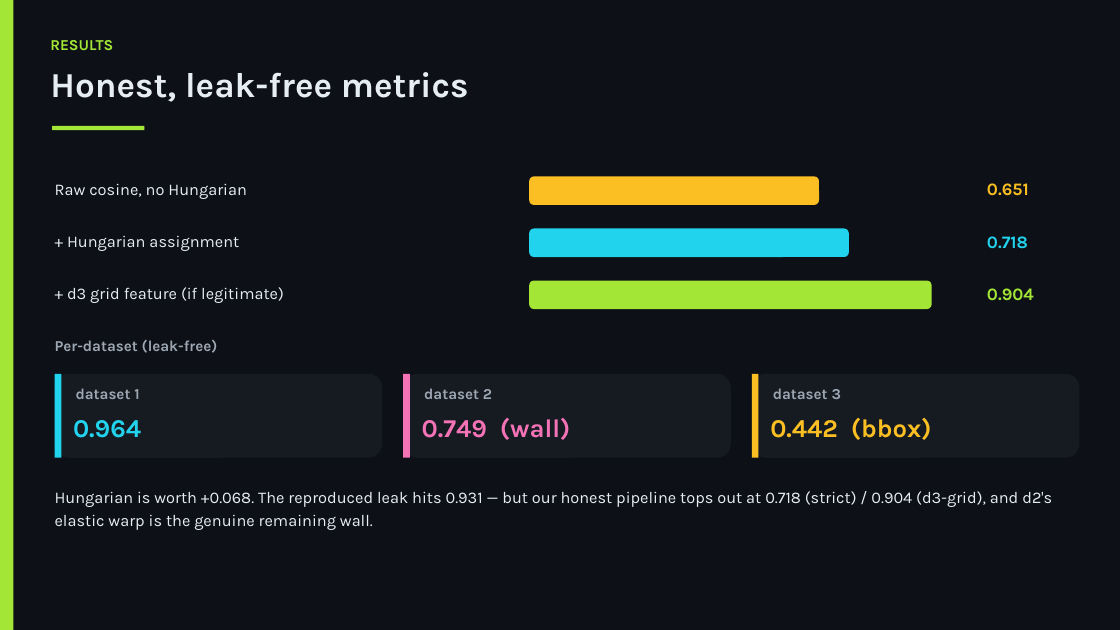
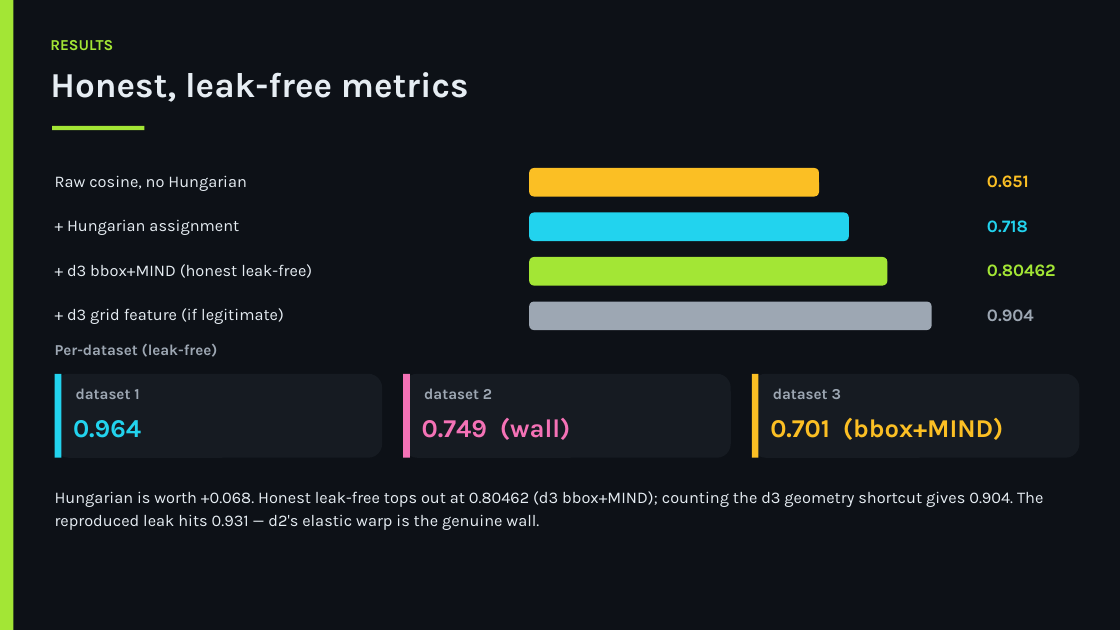
Before and after one commit to european-hackathon-league/paris-undeterministic-tornado, a slide deck: slide 6 of EHL_Paris_Medical_Retrieval.pptx. Drawn at 1120x630 pixels with LibreOffice and Linux fonts; fonts in the diff are those of the drawing. Boxes give left, top, right and bottom in pixels: in the first picture for what was removed or moved away, otherwise in the second. Text is boxed around its words. In the diff, an @@ line names an element or a change of style, - is before the commit and + after.

```diff
--- a/EHL_Paris_Medical_Retrieval.pptx
+++ b/EHL_Paris_Medical_Retrieval.pptx
@@ 2 texts, 1 rounded rectangle: place and size @@
-2 texts, 1 rounded rectangle at [55, 176, 1029, 205]
+2 texts, 1 rounded rectangle at [55, 168, 1029, 197]
@@ 2 texts, 1 rounded rectangle: place and size @@
-2 texts, 1 rounded rectangle at [67, 229, 1028, 257]
+2 texts, 1 rounded rectangle at [67, 213, 1028, 241]
@@ text added at [67, 264, 312, 278], 14 pt, text #E6EDF3 @@
++ d3 bbox+MIND (honest leak-free)
@@ rounded rectangle: place and size @@
-rounded rectangle at [529, 281, 932, 309]
+rounded rectangle at [529, 257, 887, 286]
@@ text added at [987, 264, 1056, 277], 15 pt, text #A3E635, bold @@
+0.80462
@@ text "+ d3 grid feature (if ...": place and size @@
-text "+ d3 grid feature (if ..." at [67, 287, 284, 303]
+text "+ d3 grid feature (if ..." at [67, 308, 284, 324]
@@ text "0.904": place and size @@
-text "0.904" at [987, 288, 1034, 300]
+text "0.904" at [987, 309, 1034, 321]
@@ text "0.904" at [987, 309, 1034, 321]: text colour #A3E635 to #9DA7B3 @@
@@ rounded rectangle added at [529, 302, 932, 330], fill #9DA7B3 @@
@@ text "Per-dataset (leak-free)": place and size @@
-text "Per-dataset (leak-free)" at [55, 340, 218, 353]
+text "Per-dataset (leak-free)" at [55, 344, 218, 357]
@@ text at [770, 418, 1003, 440]: text changed @@
-0.442 (bbox)
+0.701 (bbox+MIND)
@@ text at [55, 491, 1043, 530]: text changed @@
-Hungarian is worth +0.068. The reproduced leak hits 0.931 — but our honest pipeline tops out at 0.718 (strict) / 0.904 (d3-grid), and d2's elastic warp is the genuine remaining wall.
+Hungarian is worth +0.068. Honest leak-free tops out at 0.80462 (d3 bbox+MIND); counting the d3 geometry shortcut gives 0.904. The reproduced leak hits 0.931 — d2's elastic warp is the genuine wall.
```
Also in this commit, not shown: 2 other slides changed, 1 other file.
